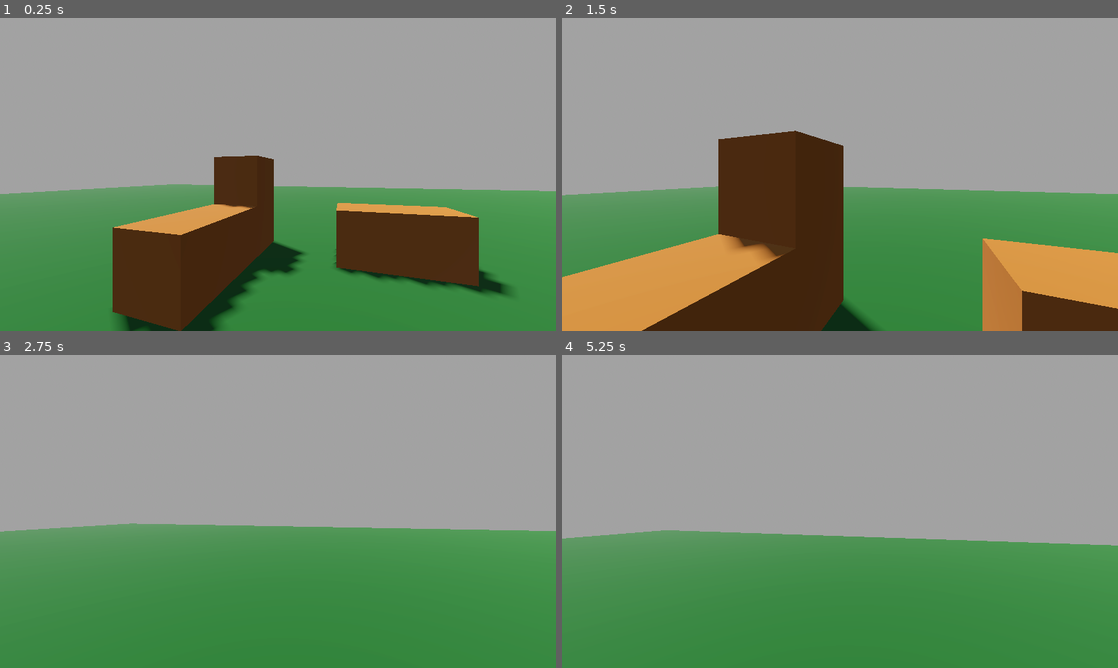
Above: before the commit, frames 1-4 (two rows, left to right).
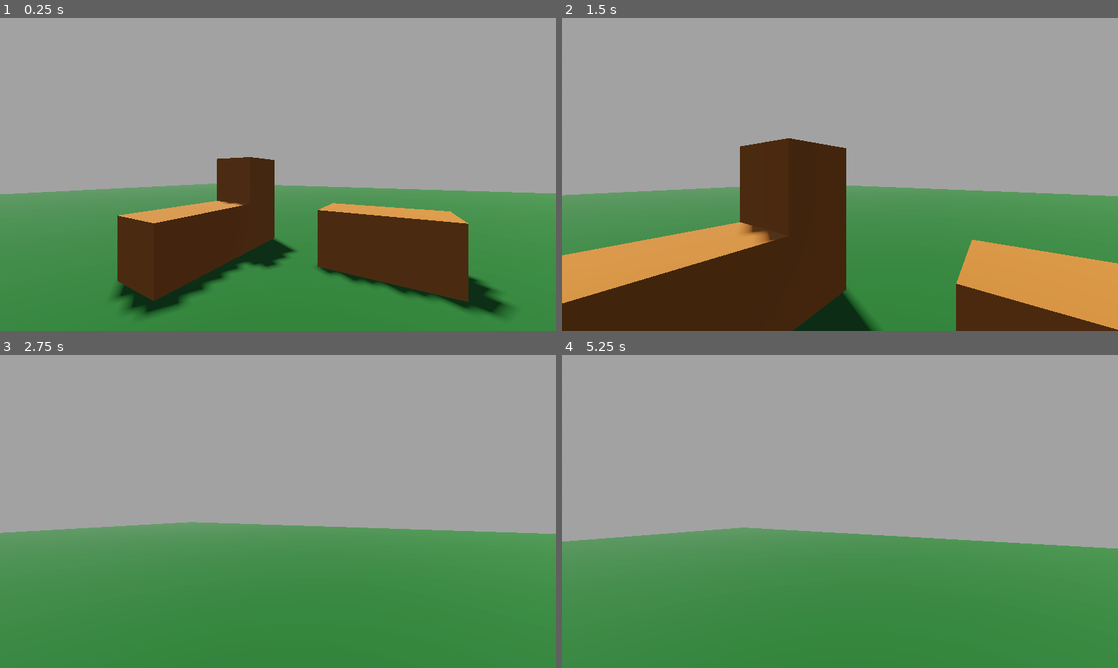
Above: after the commit, the same moments.

Repository: afarber/godotcraft
Game: Godot game, scene res://scenes/world.tscn
Two runs of this game, one before a commit and one after it. Both use one fixed random seed, a clock stepped at 60 frames per second and the inputs below.
Inputs (mouse positions are in pixels of both pictures, inside the frame that each line leads up to):
- Up to frame 1 (0.25 s): no input
- Up to frame 2 (1.5 s): tap Enter (ui_accept) at 0.5, 0.77 s; move the mouse to (867, 174) at 0.52 s; hold Up (ui_up) from 0.53 s (still down); move the mouse to (812, 174) at 1.27 s
- Up to frame 3 (2.75 s): keep holding Up (ui_up); tap Enter (ui_accept) at 1.52 s; move the mouse to (289, 505) at 2.02 s
- Up to frame 4 (5.25 s): keep holding Up (ui_up); move the mouse to (834, 517) at 2.77 s; tap Enter (ui_accept) at 3.02, 3.77, 4.52 s; move the mouse to (878, 514) at 3.52 s; move the mouse to (795, 508) at 4.27 s; move the mouse to (845, 511) at 5.02 s

The runs differ from the first frame. In frame 1, 9.5% of the frame differs, in the area x 1-100%, y 44-100%; in frame 2, 13%, in the area x 0-100%, y 36-100%; in frame 3, 0.4%; in frame 4, 0.8%.

Commit message:
Add screenshot

Diff:
--- a/scenes/world.tscn
+++ b/scenes/world.tscn
@@ -69,4 +69,4 @@
 material = ExtResource("1_nnsk1")
 
 [node name="Player" parent="." instance=ExtResource("2_rwgxs")]
-transform = Transform3D(0.300872, 0, -0.953664, 0, 1, 0, 0.953664, 0, 0.300872, -4.42997, 2.5, 4.19911)
+transform = Transform3D(0.500287, 0, -0.865859, 0, 1, 0, 0.865859, 0, 0.500287, -3.94081, 2.5, 6.39132)
Binary file added: screenshot.png
Not shown, added: screenshot.png.import
Not shown, changed: README.md
